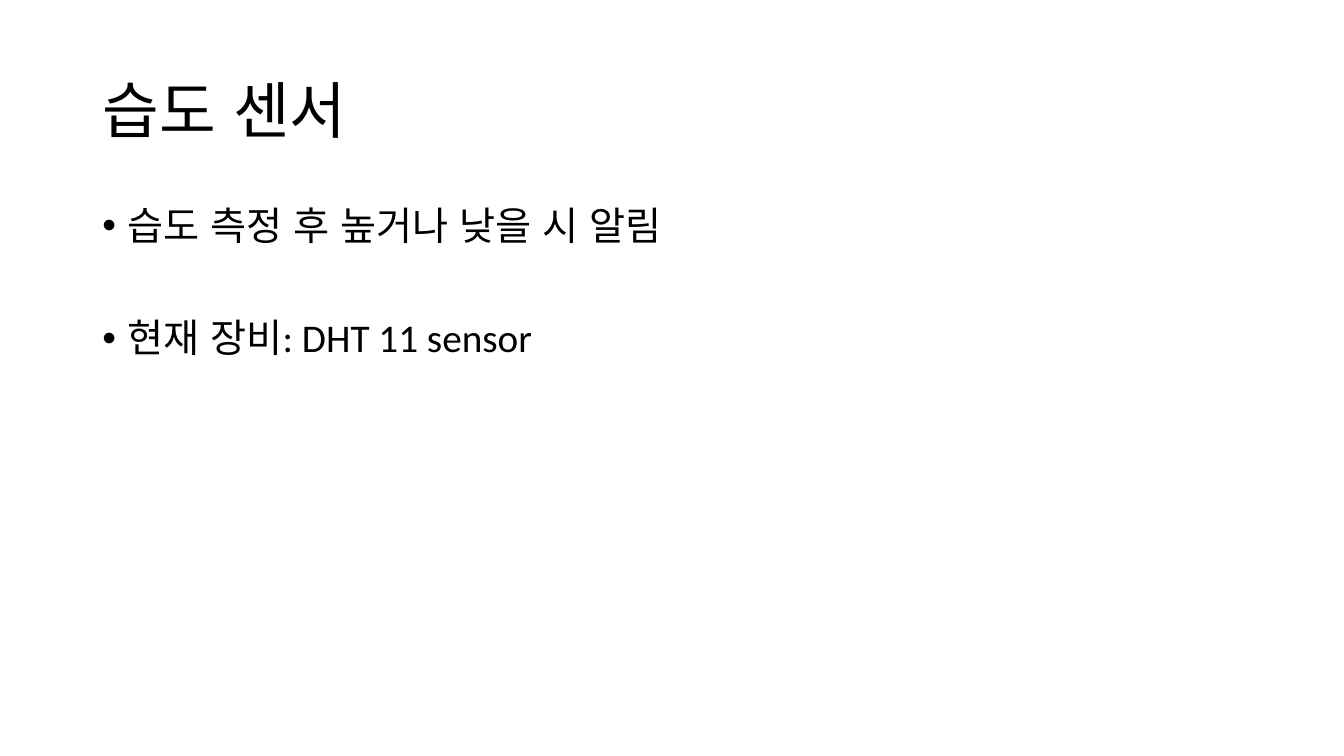
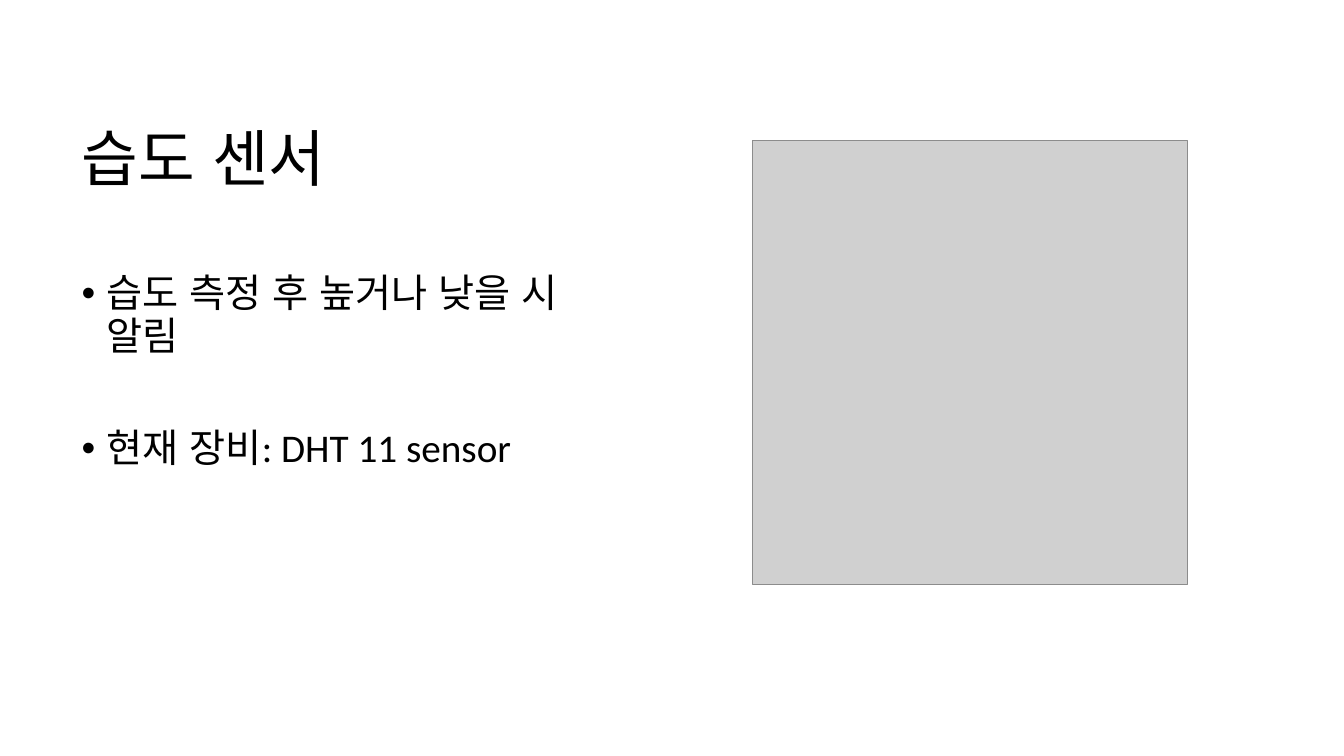
Before and after one commit to headring/Sleeptionary, a slide deck: slide 8 of Sleeping_Analysis.pptx. Drawn at 1344x756 pixels with LibreOffice and Linux fonts; fonts in the diff are those of the drawing; grey boxes stand for pictures. Boxes give left, top, right and bottom in pixels: in the first picture for what was removed or moved away, otherwise in the second. Text is boxed around its words. In the diff, an @@ line names an element or a change of style, - is before the commit and + after.

```diff
--- a/Sleeping_Analysis.pptx
+++ b/Sleeping_Analysis.pptx
@@ title "습도 센서": place and size @@
-title "습도 센서" at (102, 82, 346, 138)
+title "습도 센서" at (82, 130, 325, 186)
@@ picture added at (753, 141, 1188, 585) @@
@@ text "습도 측정 후 높거나 낮을 ..." rewrapped from (128, 207, 661, 355) to (107, 274, 558, 465) @@
```
Also in this commit, not shown: 5 other slides changed, 2 slides added, 1 slide removed.
